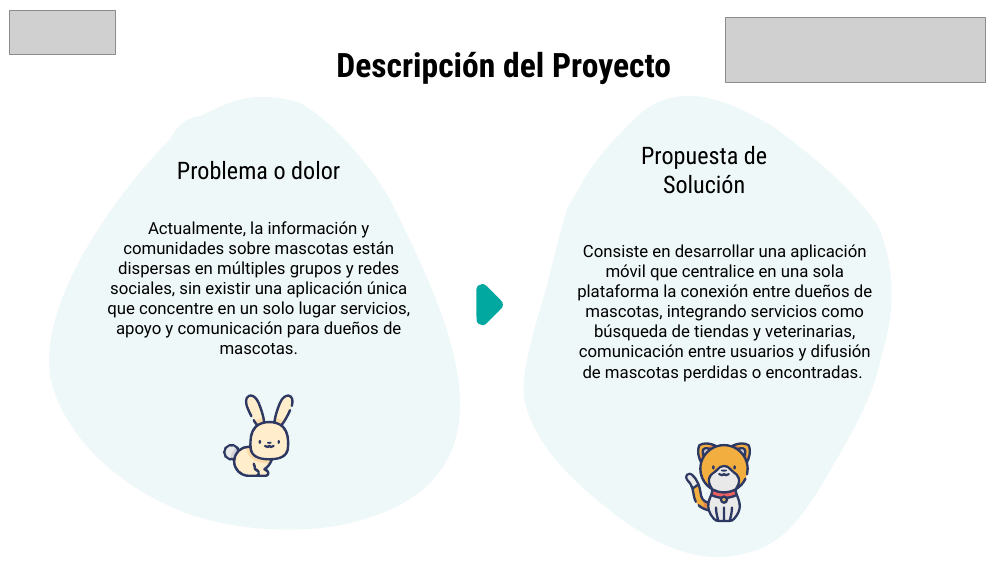
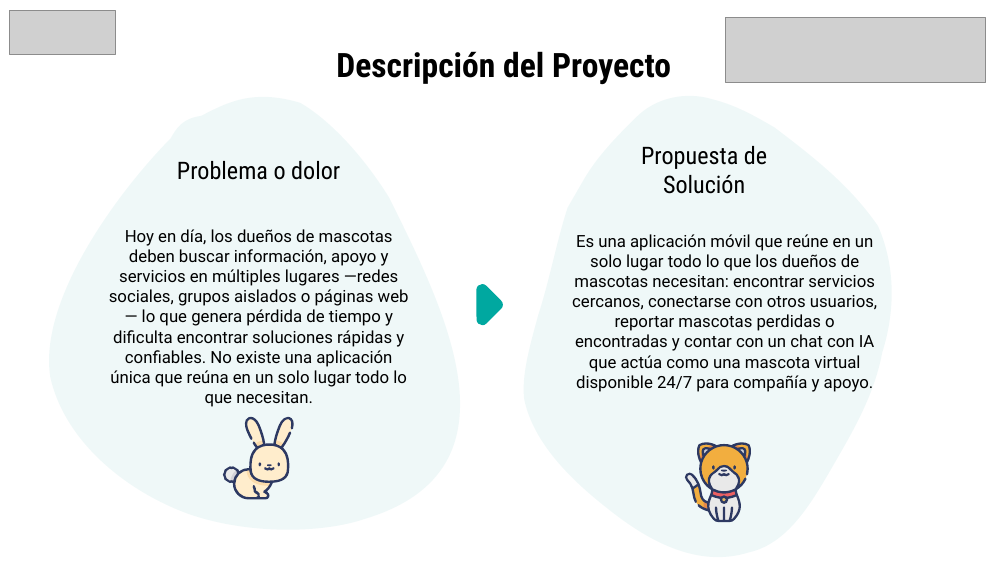
Before and after one commit to Kazeai-chan/Capstone_MyPet, a slide deck: slide 3 of Fase 1/Evidencias Grupales/Presentación Proyecto.pptx. Drawn at 1008x567 pixels with LibreOffice and Linux fonts; fonts in the diff are those of the drawing; grey boxes stand for pictures. Boxes give left, top, right and bottom in pixels: in the first picture for what was removed or moved away, otherwise in the second. Text is boxed around its words. In the diff, an @@ line names an element or a change of style, - is before the commit and + after.

```diff
--- a/Fase 1/Evidencias Grupales/Presentación Proyecto.pptx
+++ b/Fase 1/Evidencias Grupales/Presentación Proyecto.pptx
@@ text at <box>109,229,409,407</box>: text changed @@
-Actualmente, la información y comunidades sobre mascotas están dispersas en múltiples grupos y redes sociales, sin existir una aplicación única que concentre en un solo lugar servicios, apoyo y comunicación para dueños de mascotas.
+Hoy en día, los dueños de mascotas deben buscar información, apoyo y servicios en múltiples lugares —redes sociales, grupos aislados o páginas web— lo que genera pérdida de tiempo y dificulta encontrar soluciones rápidas y confiables. No existe una aplicación única que reúna en un solo lugar todo lo que necesitan.
@@ text at <box>572,234,877,392</box>: text changed @@
-Consiste en desarrollar una aplicación móvil que centralice en una sola plataforma la conexión entre dueños de mascotas, integrando servicios como búsqueda de tiendas y veterinarias, comunicación entre usuarios y difusión de mascotas perdidas o encontradas.
+Es una aplicación móvil que reúne en un solo lugar todo lo que los dueños de mascotas necesitan: encontrar servicios cercanos, conectarse con otros usuarios, reportar mascotas perdidas o encontradas y contar con un chat con IA que actúa como una mascota virtual disponible 24/7 para compañía y apoyo.
@@ 5 freeform shapes: place and size @@
-5 freeform shapes at <box>234,395,295,476</box>
+5 freeform shapes at <box>234,418,295,498</box>
@@ 9 freeform shapes: place and size @@
-9 freeform shapes at <box>222,395,295,477</box>
+9 freeform shapes at <box>222,417,295,499</box>
```
Also in this commit, not shown: 4 other slides changed, 3 other files.
